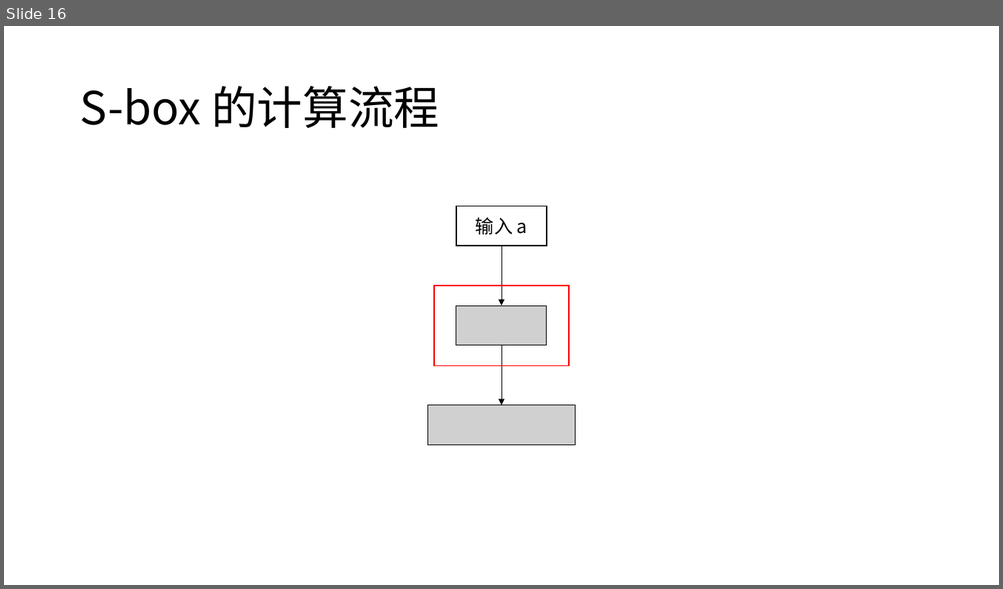
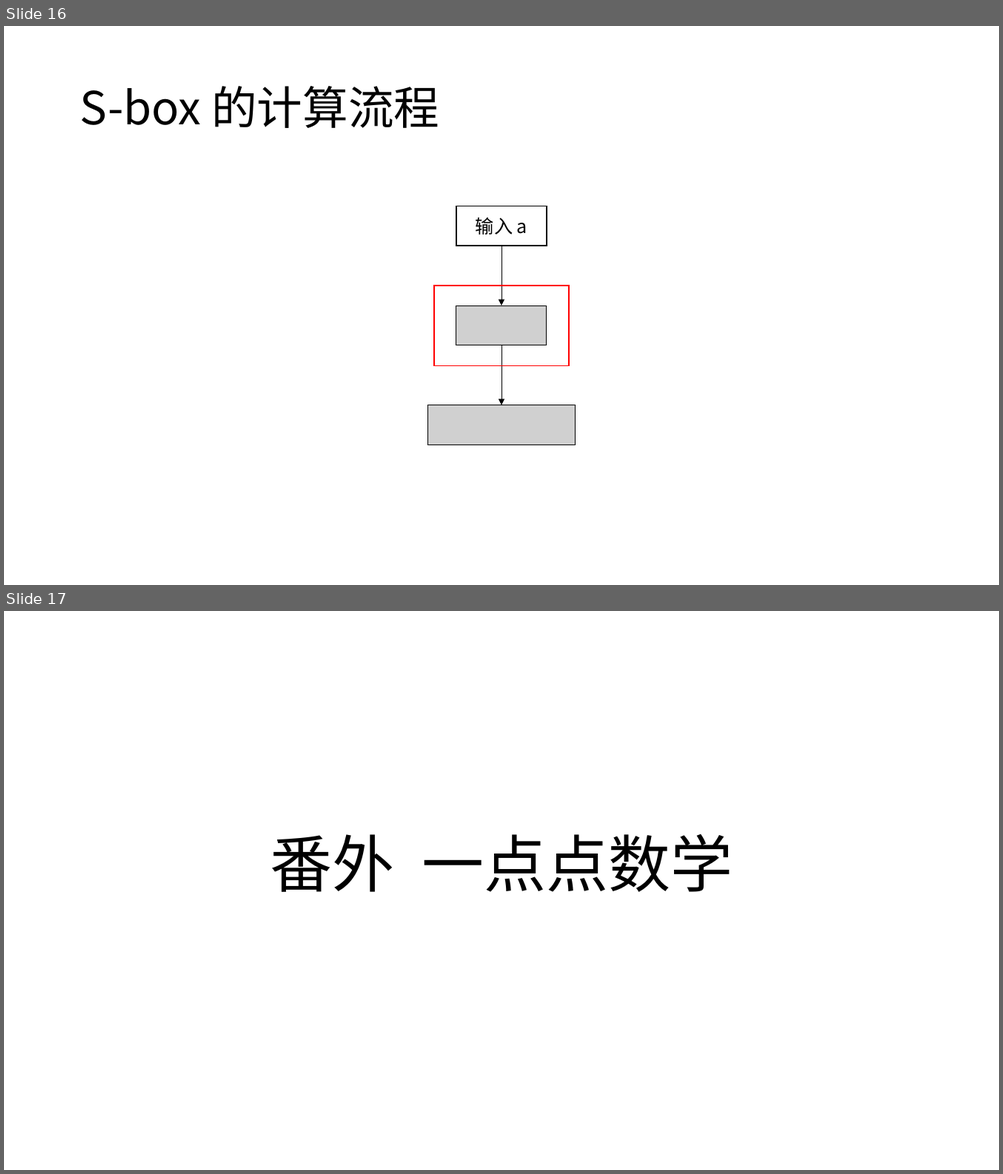
Before and after one commit to Blogg9ggg/Notes, a slide deck: A Very Compact S-box for AES/A Very Compact S-box for AES.pptm. Shown one above the other, each under a label of ours: slide 16 before the commit, slides 16 and 17 after it. The pictures are 1003x589 and 1003x1174 pixels, drawn with LibreOffice and Linux fonts; fonts in the diff are those of the drawing; grey boxes stand for pictures. Boxes give left, top, right and bottom in pixels: in the first picture for what was removed or moved away, otherwise in the second. Text is boxed around its words. In the diff, an @@ line names an element or a change of style, - is before the commit and + after.

```diff
--- a/A Very Compact S-box for AES/A Very Compact S-box for AES.pptm
+++ b/A Very Compact S-box for AES/A Very Compact S-box for AES.pptm
@@ slide 17 added at (4, 611, 999, 1170), background #FFFFFF @@
@@ title added at (270, 834, 733, 892), 60 pt, text #000000 @@
+番外 一点点数学
```
Also in this commit, not shown: 1 slide changed, 19 other slides added.
